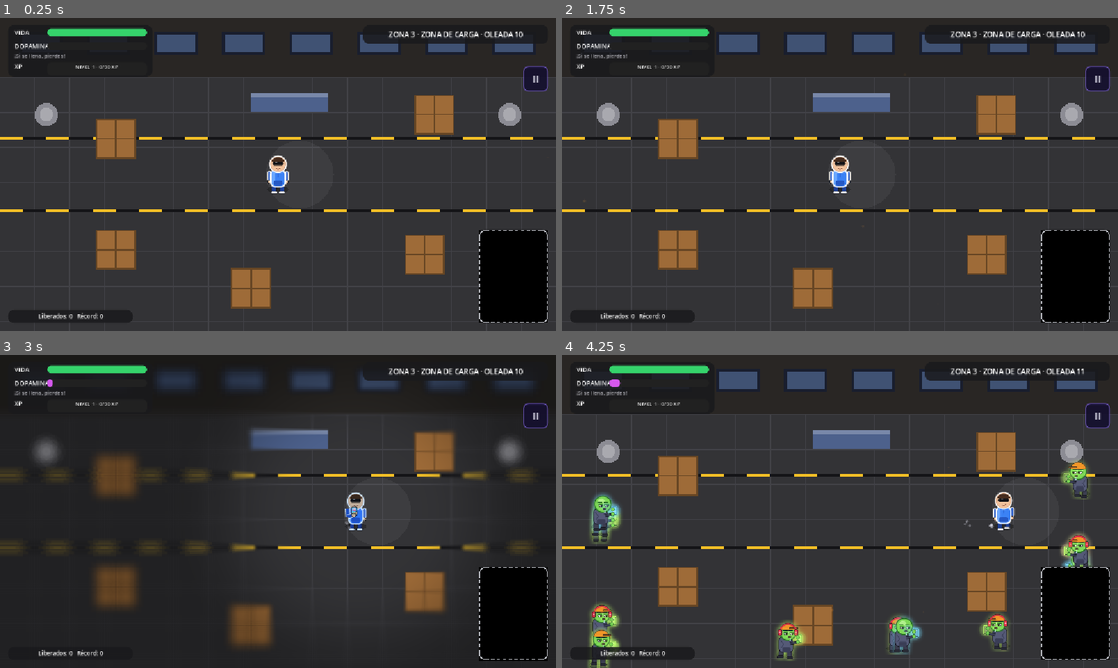
Above: before the commit, frames 1-4 (two rows, left to right).
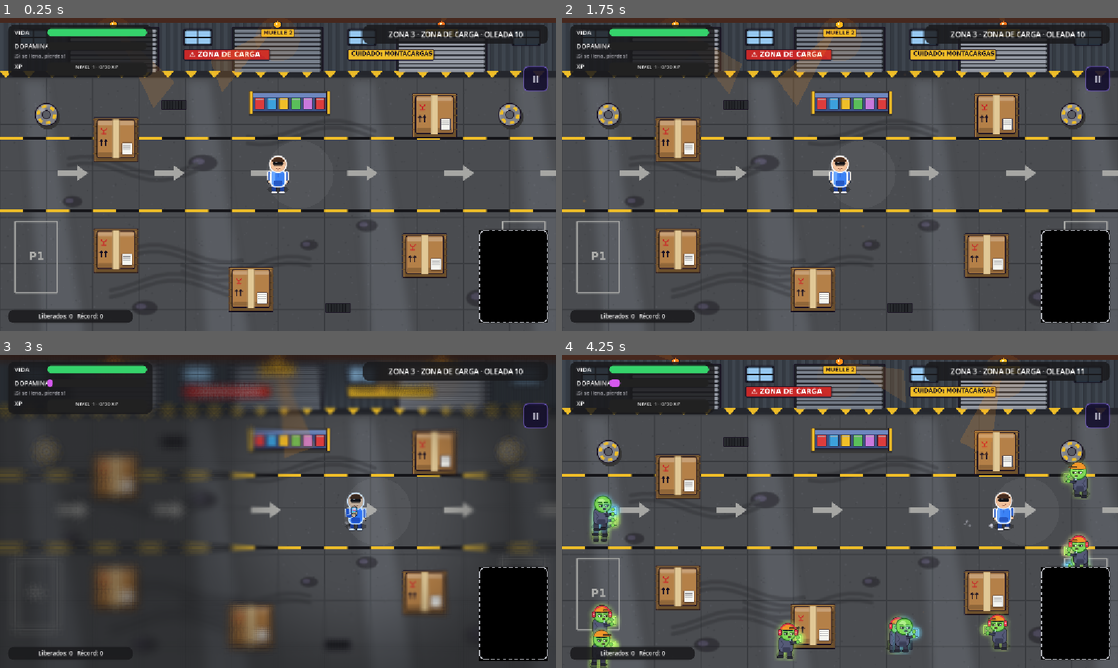
Above: after the commit, the same moments.

Repository: Moon-collab1/Brainrot-Breakout
Game: Godot game, scene res://zona_3/zona_3.tscn
Same seed, same stepped clock (60 frames per second), same inputs: the game is played once before the commit and once after it. This scene is started directly instead of the project's main scene. The engine's default icon, where the game draws it, is replaced by a stand-in: a white triangle on a blue panel in a dark square. Video files are missing from this copy of the repository; at most half a second of black plays in their place. Sound files missing from this copy of the repository are replaced by a short silence.
Inputs (mouse positions are in pixels of both pictures, inside the frame that each line leads up to):
- Up to frame 1 (0.25 s): no input
- Up to frame 2 (1.75 s): click "II" at 0.5 s; click "CONTINUAR" at 1.25 s
- Up to frame 3 (3 s): tap Enter at 2 s; move the mouse to (400, 495) at 2.02 s; hold Right (mover_derecha) 2.03-2.75 s; tap X (cachetada) at 2.1 s; click (400, 495) at 2.17 s; tap Space (celular) at 2.3 s; drag from (166, 527) to (355, 511) at 2.77 s
- Up to frame 4 (4.25 s): move the mouse to (895, 442) at 3.52 s; hold Right (mover_derecha) from 3.53 s (still down); tap X (cachetada) at 3.6 s; tap Space (celular) at 3.8 s

The runs differ from the first frame. In frame 1, 72% of the frame differs, in the area x 0-100%, y 0-100%; in frame 2, 72%; in frame 3, 33%; in frame 4, 68%.

Commit message:
Capataz: siempre huye, embiste por la flecha y rompe cajas; nueva bodega
Co-Authored-By: Claude Opus 5.5 <noreply@anthropic.com>
Claude-Session: https://claude.ai/code/session_016mGgAhEQUvSseoC66V1JNa

Diff:
--- a/Brainrot-Breakout/zona_3/jefe/ataques/caja_carga.gd
+++ b/Brainrot-Breakout/zona_3/jefe/ataques/caja_carga.gd
@@ -46,6 +46,19 @@
 			queue_free()   # ya se vieron los pedazos: se borra
 	queue_redraw()
 
+# El Capataz la rompe cuando se le atraviesa mientras escapa
+func romper():
+	if rota or not cayo:
+		return
+	rota = true
+	t_rota = 0.0
+	remove_from_group("rebotables")
+	collision_layer = 0
+	Fx.chispas(global_position, Color(0.75, 0.52, 0.3), 14, 220.0, 0.45, 5.0)
+	Fx.texto_flotante(global_position + Vector2(0, -40), "¡CRASH!", Color(1, 0.8, 0.4), 20)
+	Fx.sonar("crash")
+	Fx.temblor(4.0, 0.12)
+
 # ¿Hay algo redondo (de ese radio) debajo de la caja?
 func esta_debajo(pos, radio):
 	var d = pos - global_position
@@ -53,6 +66,8 @@
 
 func caer():
 	cayo = true
+	Fx.sonar("crash", 0.7, -8.0)   # golpe seco al caer
+	Fx.polvo(global_position + Vector2(0, 30))
 	var golpeo = false
 	# 1) ¿le cayó al jugador? Daño y la caja se rompe
 	var jug = get_parent().get_node("Jugador")
@@ -75,25 +90,33 @@
 	add_to_group("rebotables")
 	collision_layer = 4   # capa 3 «obstaculos» (su valor en bits es 4)
 
-# Placeholder dibujado: reemplazar por el sprite real de la caja
+const SPRITE = preload("res://zona_3/assets/caja.png")
+const CAIDA = 0.3   # los últimos 0,3 s del aviso se ve la caja cayendo desde arriba
+
 func _draw():
-	var color = Color(0.62, 0.42, 0.22)
 	if not cayo:
 		# aviso: círculo rojo que late
 		var pulso = 0.25 + 0.15 * sin(t * 12.0)
 		draw_circle(Vector2.ZERO, RADIO_AVISO, Color(0.9, 0.15, 0.15, pulso))
 		draw_arc(Vector2.ZERO, RADIO_AVISO, 0.0, TAU, 32, Color(1, 0.3, 0.3, 0.8), 3.0)
 		draw_string(ThemeDB.fallback_font, Vector2(-8, 10), "!", HORIZONTAL_ALIGNMENT_CENTER, 16, 30, Color(1, 0.4, 0.4))
+		var falta = aviso - t
+		if falta < CAIDA:
+			# la caja viene cayendo: la sombra crece y la caja baja
+			var u = 1.0 - falta / CAIDA
+			draw_circle(Vector2(0, 6), 38.0 * u, Color(0, 0, 0, 0.35 * u))
+			draw_texture(SPRITE, Vector2(-48, -48 - 260.0 * (1.0 - u) * (1.0 - u)))
 	elif rota:
-		# caja rota: cuatro pedazos que se separan y se van borrando
+		# caja rota: cuatro pedazos de cartón que se separan y se van borrando
 		var avance = t_rota / TIEMPO_ROTA
 		var alfa = 1.0 - avance
 		for esquina in [Vector2(-1, -1), Vector2(1, -1), Vector2(-1, 1), Vector2(1, 1)]:
 			var centro = esquina * (20.0 + 30.0 * avance)
-			draw_rect(Rect2(centro - Vector2(16, 16), Vector2(32, 32)), Color(color.r, color.g, color.b, alfa))
+			draw_set_transform(centro, esquina.x * avance * 1.2, Vector2.ONE)
+			draw_rect(Rect2(Vector2(-16, -16), Vector2(32, 32)), Color(0.72, 0.5, 0.28, alfa))
+			draw_rect(Rect2(Vector2(-16, -16), Vector2(32, 32)), Color(0.1, 0.07, 0.1, alfa), false, 2.0)
+			draw_rect(Rect2(Vector2(-4, -16), Vector2(8, 32)), Color(0.88, 0.78, 0.59, alfa))
+		draw_set_transform(Vector2.ZERO, 0.0, Vector2.ONE)
 	else:
-		# caja entera en el piso
-		draw_rect(Rect2(-40, -40, 80, 80), color)
-		draw_rect(Rect2(-40, -40, 80, 80), color.darkened(0.35), false, 3.0)
-		draw_line(Vector2(-40, 0), Vector2(40, 0), color.darkened(0.35), 3.0)
-		draw_line(Vector2(0, -40), Vector2(0, 40), color.darkened(0.35), 3.0)
+		# caja entera en el piso (mismo dibujo que las cajas del mapa)
+		draw_texture(SPRITE, Vector2(-48, -48))
--- a/Brainrot-Breakout/zona_3/jefe/ataques/charco_aceite.gd
+++ b/Brainrot-Breakout/zona_3/jefe/ataques/charco_aceite.gd
@@ -41,3 +41,8 @@
 	draw_circle(Vector2(-radio * 0.25, -radio * 0.2), radio * 0.45, Color(0.16, 0.13, 0.22, 0.6 * alfa))
 	draw_circle(Vector2(radio * 0.3, radio * 0.25), radio * 0.2, Color(0.5, 0.45, 0.7, 0.35 * alfa))
 	draw_arc(Vector2.ZERO, radio, 0.0, TAU, 40, Color(0.9, 0.75, 0.2, 0.6 * alfa), 2.0)
+	# brillo tornasol del aceite que se mueve
+	var g = t * 1.5
+	for k in range(3):
+		var col = Color.from_hsv(fmod(g * 0.1 + k * 0.33, 1.0), 0.6, 1.0, 0.22 * alfa)
+		draw_arc(Vector2(sin(g + k) * radio * 0.2, cos(g * 0.8 + k) * radio * 0.15), radio * (0.35 + k * 0.17), g + k, g + k + 2.0, 20, col, 4.0)
--- a/Brainrot-Breakout/zona_3/jefe/jefe_capataz.gd
+++ b/Brainrot-Breakout/zona_3/jefe/jefe_capataz.gd
@@ -16,24 +16,37 @@
 # Fase 2 (mitad de la vida): más cajas, más charcos y huye un poco más rápido.
 
 # --- Balance (todo se ajusta aquí) ---
-const VIDA = 50                  # antes 20: ahora se le pega siempre, por eso tiene más
-const FASE2_VIDA = 25
+const HOJA = preload("res://comun/jefe/hoja_jefe.gd")
+const SPRITE = preload("res://assets/sprites/jefes/jefe_capataz.png")
+const VIDA = 40                  # antes 20: ahora se le pega siempre, por eso tiene más
+const FASE2_VIDA = 20
 const RADIO = 70.0               # tamaño del cuerpo (daño por contacto)
 const RADIO_CHOQUE = 50.0        # tamaño con el que choca contra cajas y paredes
 const DANO_CONTACTO = 25.0       # vida por segundo si te metes dentro de su cuerpo
 const ALCANCE_GOLPE = 140.0      # distancia máxima (golpe -> centro del jefe) para que cuente
-const COOLDOWNS = {"lluvia": 5.0, "aceite": 9.0}
-const NOMBRES = {"lluvia": "Lluvia de cajas", "aceite": "Charco de aceite"}
+const COOLDOWNS = {"lluvia": 5.0, "aceite": 9.0, "embestida": 3.0}
+const NOMBRES = {"lluvia": "Lluvia de cajas", "aceite": "Charco de aceite", "embestida": "¡Embestida!"}
 # Movimiento (el jugador va a 300 px/s)
-const VEL_HUIR = 150.0
-const VEL_HUIR_F2 = 180.0
+const VEL_HUIR = 175.0
+const VEL_HUIR_F2 = 205.0
 const DIST_TRANQUILO = 380.0     # si estás más lejos que esto, deja de huir y vuelve al centro
 const CENTRO = Vector2(576, 385)
 # Escape: si queda arrinconado, sale disparado hacia el sitio más lejos de ti
-const ESCAPE_TRAS = 1.0          # segundos arrinconado (sin poder moverse) antes de escapar
-const ESCAPE_VEL = 270.0         # más rápido que cuando huye, pero menos que tú
-const ESCAPE_DURA = 1.6          # segundos que dura la carrera
+const ESCAPE_TRAS = 0.25         # segundos arrinconado (sin poder moverse) antes de escapar
+const ESCAPE_VEL = 330.0         # MÁS rápido que tú: no lo puedes seguir pegando mientras escapa
+const ESCAPE_DURA = 1.3          # segundos que dura la carrera
+const GOLPES_ANTES_DE_HUIR = 4   # tras 3 cachetadas seguidas se blinda y escapa
+# Detector de «trabado»: si en este tiempo se movió menos que esto (y estás cerca), escapa
+const TRABADO_CADA = 0.6
+const TRABADO_MIN = 35.0
+# Embestida: apunta hacia ti (línea roja) y arranca en línea recta muy rápido
+const EMBESTIDA_AVISO = 0.75
+const EMBESTIDA_VEL = 560.0
+const EMBESTIDA_DURA = 0.9
+const EMBESTIDA_DANO = 22.0      # daño de un solo golpe si te atropella
 # Sitios a los que puede escapar (las 4 esquinas y el centro de la bodega)
+# Ruta que recorre cuando estás lejos (para que siempre esté en movimiento)
+const PATRULLA = [Vector2(300, 330), Vector2(576, 470), Vector2(860, 330), Vector2(576, 260)]
 const ESCAPE_SITIOS = [Vector2(170, 260), Vector2(980, 260), Vector2(170, 520), Vector2(980, 520), Vector2(576, 385)]
 # Lluvia de cajas
 const LLUVIA_AVISO = 0.5
@@ -63,6 +76,15 @@
 var t_quieto = 0.0         # segundos que lleva arrinconado sin poder moverse
 var escape_t = 0.0         # si es mayor que 0, está escapando (segundos que faltan)
 var escape_meta = Vector2.ZERO   # hacia dónde escapa
+var patrulla_i = 0
+var intentos_escape = 0   # cuántos sitios de escape probó (si uno está tapado, va al siguiente)
+var golpes_seguidos = 0    # cachetadas desde el último escape
+var trabado_t = 0.0
+var trabado_pos = Vector2.ZERO
+var emb_aviso = false      # mostrando la línea roja de la embestida
+var emb_dir = Vector2.RIGHT
+var emb_t = 0.0            # > 0 mientras embiste
+var emb_pego = false       # ya te atropelló en esta embestida
 
 func configurar():
 	vida_max = VIDA
@@ -71,7 +93,7 @@
 	dano_contacto = DANO_CONTACTO
 	nombres = NOMBRES
 	cooldowns = COOLDOWNS
-	ataques_base = ["lluvia", "aceite"]
+	ataques_base = ["embestida", "lluvia", "embestida", "aceite"]   # embiste cada cierto tiempo (cada 2 ataques)
 	ataques_fase2 = []           # en fase 2 no hay ataques nuevos: los mismos, más fuertes
 	arena = Rect2(90, 195, 972, 380)
 
@@ -80,6 +102,8 @@
 		await ataque_lluvia(mi_id)
 	elif nombre == "aceite":
 		await ataque_aceite(mi_id)
+	elif nombre == "embestida":
+		await ataque_embestida(mi_id)
 
 # Al morir se borran las cajas que quedaban en el piso
 func al_morir():
@@ -91,9 +115,26 @@
 func recibir_golpe(pos):
 	if muerto or estado == Estado.INTRO:
 		return   # durante la aparición todavía no
+	if escape_t > 0.0:
+		# mientras escapa va blindado: la cachetada rebota
+		Fx.chispas(global_position + Vector2(0, -20), Color(0.8, 0.85, 0.9), 6, 160.0, 0.3, 3.0)
+		return
 	if pos.distance_to(global_position) <= ALCANCE_GOLPE:
 		t_destello = 0.12
 		quitar_vida(dano_golpe)
+		golpes_seguidos += 1
+		if golpes_seguidos >= GOLPES_ANTES_DE_HUIR and not muerto:
+			empezar_escape()
+
+# Sale disparado (más rápido que tú) hacia el sitio más lejano, blindado
+func empezar_escape():
+	golpes_seguidos = 0
+	t_quieto = 0.0
+	escape_t = ESCAPE_DURA
+	intentos_escape = 0
+	escape_meta = sitio_mas_lejano()
+	Fx.texto_flotante(global_position + Vector2(0, -120), "¡BLINDADO!", Color(0.85, 0.9, 1.0), 20)
+	Fx.polvo(global_position + Vector2(0, 60))
 
 # ---------------- Cada frame: huir del jugador ----------------
 
@@ -101,12 +142,50 @@
 	t_destello = max(t_destello - delta, 0.0)
 	if estado != Estado.ATACANDO:
 		return   # en la aparición (y con la tecla de prueba F2) se queda quieto
+	# --- Embestida en curso: línea recta muy rápido, para al chocar ---
+	if emb_t > 0.0:
+		emb_t -= delta
+		var paso = emb_dir * EMBESTIDA_VEL * delta
+		if puede_estar(global_position + paso):
+			global_position += paso
+		elif romper_cajas_cerca(true) and arena.has_point(global_position + paso):
+			global_position += paso   # atraviesa la caja rompiéndola y sigue por la flecha
+		else:
+			emb_t = 0.0
+			Fx.temblor(8.0, 0.25)
+			Fx.chispas(global_position + emb_dir * 60.0, Color(1, 0.8, 0.3), 16, 240.0, 0.4, 5.0)
+		if not emb_pego and jug.global_position.distance_to(global_position) < RADIO + 20.0:
+			emb_pego = true
+			jug.vida -= EMBESTIDA_DANO
+			if jug.has_method("empujar"):
+				jug.empujar(emb_dir * 90.0)
+		return
+	if emb_aviso:
+		# apuntando: retrocede despacio acelerando el motor (nunca se queda quieto)
+		avanzar(-emb_dir, 70.0 * delta)
+		return
+	# --- Detector de trabado: si casi no avanzó y estás cerca, escapa ---
+	trabado_t += delta
+	if trabado_t >= TRABADO_CADA:
+		if escape_t <= 0.0 and global_position.distance_to(trabado_pos) < TRABADO_MIN and jug.global_position.distance_to(global_position) < 260.0:
+			empezar_escape()
+		trabado_t = 0.0
+		trabado_pos = global_position
 	# --- Escape: corre hacia el sitio elegido sin importar dónde esté el jugador ---
 	if escape_t > 0.0:
+		romper_cajas_cerca()   # al escapar se lleva por delante las cajas de la lluvia
 		escape_t -= delta
 		var falta = escape_meta - global_position
-		if falta.length() < 20.0 or not avanzar(falta.normalized(), ESCAPE_VEL * delta):
-			escape_t = 0.0   # llegó o se trabó: vuelve a huir normal
+		if falta.length() < 20.0:
+			escape_t = 0.0   # llegó: vuelve a huir normal
+		elif not avanzar(falta.normalized(), ESCAPE_VEL * delta):
+			# algo le tapa el camino: es un robot gigante, pasa por encima rompiendo lo que haya
+			romper_cajas_cerca(true)
+			var paso = falta.normalized() * ESCAPE_VEL * delta
+			var nueva = global_position + paso
+			nueva.x = clamp(nueva.x, arena.position.x, arena.end.x)
+			nueva.y = clamp(nueva.y, arena.position.y, arena.end.y)
+			global_position = nueva
 		return
 	# --- Huida normal ---
 	var vel = VEL_HUIR
@@ -114,21 +193,23 @@
 		vel = VEL_HUIR_F2
 	var dir = global_position - jug.global_position   # flecha que se ALEJA del jugador
 	if dir.length() > DIST_TRANQUILO:
-		# el jugador está lejos: vuelve despacio hacia el centro de la bodega
+		# el jugador está lejos: patrulla la bodega de un punto a otro (nunca se queda quieto)
 		t_quieto = 0.0
-		dir = CENTRO - global_position
-		if dir.length() < 20.0:
-			return   # ya está en el centro
-		vel *= 0.5
+		dir = PATRULLA[patrulla_i] - global_position
+		if dir.length() < 30.0:
+			patrulla_i = (patrulla_i + 1) % PATRULLA.size()
+			dir = PATRULLA[patrulla_i] - global_position
+		vel *= 0.6
 	if avanzar(dir.normalized(), vel * delta):
 		t_quieto = 0.0
 		return
-	# No pudo moverse: está arrinconado. Si pasa mucho tiempo así, escapa.
+	# No pudo moverse: primero intenta romper las cajas de la lluvia que lo tapan
+	if romper_cajas_cerca():
+		return
+	# Sigue sin poder moverse: está arrinconado. Si pasa mucho tiempo así, escapa.
 	t_quieto += delta
 	if t_quieto >= ESCAPE_TRAS:
-		t_quieto = 0.0
-		escape_t = ESCAPE_DURA
-		escape_meta = sitio_mas_lejano()
+		empezar_escape()
 
 # Intenta dar un paso en la dirección "dir". Si algo la tapa, prueba girando 45° y 90°
 # a cada lado: así «resbala» por las paredes y rodea las cajas.
@@ -143,20 +224,56 @@
 			return true
 	return false
 
-# De los sitios de escape, elige el que queda más lejos del jugador
-func sitio_mas_lejano():
-	var mejor = CENTRO
-	var mejor_d = 0.0
-	for sitio in ESCAPE_SITIOS:
-		var d = sitio.distance_to(jug.global_position)
-		if d > mejor_d:
-			mejor_d = d
-			mejor = sitio
-	return mejor
+# Rompe las cajas pegadas a su cuerpo: las de la lluvia y también las del mapa (vuelven a
+# aparecer después). Devuelve true si rompió alguna.
+func romper_cajas_cerca(solo_cerca = false):
+	var alcance = RADIO_CHOQUE + (50.0 if solo_cerca else 62.0)
+	var rompio = false
+	for c in get_tree().get_nodes_in_group("rebotables"):
+		if c.has_method("romper") and c.global_position.distance_to(global_position) < alcance:
+			c.romper()
+			rompio = true
+	var mapa = get_parent().get_node_or_null("Mapa")
+	if mapa != null and mapa.has_method("cajas_enteras"):
+		for c in mapa.cajas_enteras():
+			if c.global_position.distance_to(global_position) < alcance:
+				mapa.romper_caja(c)
+				rompio = true
+	return rompio
+
+# De los sitios de escape, elige el más lejano del jugador (n = 1 el segundo más lejano, etc.)
+func sitio_mas_lejano(n = 0):
+	var orden = ESCAPE_SITIOS.duplicate()
+	orden.sort_custom(func(x, y): return x.distance_to(jug.global_position) > y.distance_to(jug.global_position))
+	return orden[min(n, orden.size() - 1)]
 
 # ¿Puede el jefe pararse en "pos"? Dentro de la arena y sin tocar cajas, estantes ni pilares
 func puede_estar(pos):
 	return arena.has_point(pos) and not obstaculo_en(pos, RADIO_CHOQUE)
+
+# ---------------- Embestida ----------------
+
+func ataque_embestida(mi_id):
+	emb_dir = (jug.global_position - global_position).normalized()
+	emb_aviso = true
+	Fx.sonar("alarma")
+	await avisar(mi_id, EMBESTIDA_AVISO, "embestida")
+	emb_aviso = false
+	if mi_id != id_ataque or muerto:
+		return
+	emb_pego = false   # sale EXACTAMENTE por donde marcó la flecha (no se reajusta)
+	emb_t = EMBESTIDA_DURA
+	Fx.temblor(4.0, 0.15)
+	await esperar(EMBESTIDA_DURA)
+
+func al_cancelar():
+	emb_aviso = false
+	emb_t = 0.0
+
+# Solo hace daño por contacto cuando EMBISTE (y ese golpe ya se cobra una sola vez).
+# Mientras huye o escapa no te hace daño aunque te pase cerca o por encima.
+func contacto_activo():
+	return false
 
 # ---------------- Lluvia de cajas ----------------
 
@@ -236,34 +353,21 @@
 		get_parent().move_child(c, 1)   # en el piso, debajo de cajas y personajes
 
 # ---------------- Dibujo placeholder ----------------
-# Montacargas amarillo. Reemplazar por el PNG real del Capataz.
+# Montacargas amarillo (sprite assets/sprites/jefes/jefe_capataz.png).
 
 func _draw():
 	var aturdido = estado == Estado.ATURDIDO   # solo pasa con la tecla de prueba F2
-	var amarillo = Color(0.98, 0.78, 0.12)
-	if aturdido:
-		amarillo = Color(0.7, 0.7, 0.75)   # gris: «apagado»
+	# montacargas: sprite animado (ruedas girando, luz y humo). Fila 1 = apagado (gris)
+	var mod = Color(1, 1, 1)
 	if t_destello > 0.0:
-		amarillo = Color(1, 1, 1)          # destello blanco: le acabas de pegar
-	# horquillas (los dos fierros grises)
-	draw_rect(Rect2(-95, -85, 20, 130), Color(0.55, 0.57, 0.6))
-	draw_rect(Rect2(75, -85, 20, 130), Color(0.55, 0.57, 0.6))
-	# cuerpo
-	draw_rect(Rect2(-70, -25, 140, 80), amarillo)
-	draw_rect(Rect2(-60, 5, 40, 12), Color(0.1, 0.1, 0.12))
-	draw_rect(Rect2(20, 5, 40, 12), Color(0.1, 0.1, 0.12))
-	# cabina y casco naranja
-	draw_rect(Rect2(-35, -75, 70, 55), amarillo)
-	draw_rect(Rect2(-35, -75, 70, 55), Color(0.4, 0.3, 0.05), false, 3.0)
-	draw_rect(Rect2(-27, -60, 54, 16), Color(0.1, 0.1, 0.12))
-	var ojo = Color(1, 0.2, 0.2)
-	if aturdido:
-		ojo = Color(0.4, 0.4, 0.4)
-	draw_circle(Vector2(-12, -52), 6.0, ojo)
-	draw_circle(Vector2(12, -52), 6.0, ojo)
-	draw_colored_polygon(PackedVector2Array([Vector2(-40, -75), Vector2(-25, -92), Vector2(25, -92), Vector2(40, -75)]), Color(1, 0.55, 0.1))
-	# ruedas
-	draw_circle(Vector2(-42, 58), 20.0, Color(0.12, 0.12, 0.14))
-	draw_circle(Vector2(42, 58), 20.0, Color(0.12, 0.12, 0.14))
-	draw_circle(Vector2(-42, 58), 8.0, Color(0.5, 0.5, 0.55))
-	draw_circle(Vector2(42, 58), 8.0, Color(0.5, 0.5, 0.55))
+		mod = Color(2.5, 2.5, 2.5)   # destello blanco: le acabas de pegar
+	if escape_t > 0.0:
+		mod = Color(0.75, 0.85, 1.0)   # blindado (azulado) mientras escapa
+	if emb_aviso:
+		# línea roja: por ahí va a embestir
+		var alfa = 0.35 + 0.3 * sin(Time.get_ticks_msec() / 50.0)
+		var fin = emb_dir * EMBESTIDA_VEL * EMBESTIDA_DURA
+		draw_line(Vector2.ZERO, fin, Color(1, 0.15, 0.1, alfa), 26.0)
+		var lado = emb_dir.orthogonal() * 34.0
+		draw_colored_polygon(PackedVector2Array([fin + emb_dir * 40.0, fin + lado, fin - lado]), Color(1, 0.15, 0.1, alfa + 0.2))   # punta de flecha
+	HOJA.dibujar(self, SPRITE, 4, 1 if aturdido else 0, Vector2(250, 225), Vector2(125, 110), mod, 0.1)
--- a/Brainrot-Breakout/zona_3/mapa/mapa.gd
+++ b/Brainrot-Breakout/zona_3/mapa/mapa.gd
@@ -1,8 +1,7 @@
 extends Node2D
 
-# Mapa de la Zona 3 «Zona de Carga» (un almacén). Todo se dibuja con _draw() (placeholder):
-# para usar PNG reales, reemplaza cada bloque marcado con "REEMPLAZAR" por un Sprite2D
-# en zona_3/assets/. Las colisiones NO se dibujan aquí: están en MapaZona3.tscn.
+# Mapa de la Zona 3 «Zona de Carga» (un almacén). El fondo es zona_3/assets/bodega.png
+# (generado con las cajas, el estante y los pilares en las posiciones de abajo). Las colisiones NO se dibujan aquí: están en MapaZona3.tscn.
 
 # --- Colores y medidas (todo se ajusta aquí) ---
 const PISO_Y = 124.0          # el piso empieza aquí; arriba está la pared del fondo
@@ -21,47 +20,64 @@
 const ESTANTES = [Vector2(600, 175)]
 const PILARES = [Vector2(96, 200), Vector2(1056, 200)]
 
-# _draw() se llama sola una vez; dibuja el mapa completo con rectángulos y círculos
+const FONDO = preload("res://zona_3/assets/bodega.png")   # bodega dibujada (pallets, estante y pilares)
+const CAJA = preload("res://zona_3/assets/caja.png")      # las cajas van aparte: el Capataz las puede romper
+const REAPARECE = 10.0   # segundos que tarda en volver una caja rota
+
+var rotas = {}   # nombre del nodo de la caja -> segundos que faltan para que reaparezca
+const LUCES = [Vector2(235, 14), Vector2(575, 14), Vector2(915, 14)]   # balizas naranjas sobre los muelles
+
+func _process(delta):
+	queue_redraw()   # las balizas giran
+	for nombre in rotas.keys():
+		rotas[nombre] -= delta
+		if rotas[nombre] <= 0.0 and not hay_alguien_encima(get_node(nombre)):
+			rotas.erase(nombre)
+			var c = get_node(nombre)
+			c.get_node("Colision").set_deferred("disabled", false)
+			c.add_to_group("rebotables")
+
+# El Capataz rompe una caja del mapa al escapar: deja el pallet y vuelve a aparecer después
+func romper_caja(c):
+	if rotas.has(String(c.name)):
+		return
+	rotas[String(c.name)] = REAPARECE
+	c.get_node("Colision").set_deferred("disabled", true)
+	c.remove_from_group("rebotables")
+	Fx.chispas(c.global_position, Color(0.75, 0.52, 0.3), 18, 240.0, 0.5, 6.0)
+	Fx.texto_flotante(c.global_position + Vector2(0, -40), "¡CRASH!", Color(1, 0.8, 0.4), 22)
+	Fx.sonar("crash", 0.9)
+	Fx.temblor(5.0, 0.15)
+
+# Las cajas del mapa (nodos Caja1..Caja5) que todavía están enteras
+func cajas_enteras():
+	var lista = []
+	for c in get_children():
+		if String(c.name).begins_with("Caja") and not rotas.has(String(c.name)):
+			lista.append(c)
+	return lista
+
+# No reaparece una caja encima del jugador, de un zombi o del jefe
+func hay_alguien_encima(c):
+	for grupo in ["jugador", "zombis", "jefe"]:
+		for n in get_tree().get_nodes_in_group(grupo):
+			if n.global_position.distance_to(c.global_position) < 90.0:
+				return true
+	return false
+
 func _draw():
-	# REEMPLAZAR: pared del fondo con ventanas (arriba del piso)
-	draw_rect(Rect2(0, 0, 1152, PISO_Y), COLOR_PARED)
-	for i in range(8):
-		draw_rect(Rect2(40 + i * 140.0, 30, 90, 46), Color(0.1, 0.12, 0.18))
-		draw_rect(Rect2(46 + i * 140.0, 36, 78, 34), Color(0.25, 0.32, 0.45))
-
-	# REEMPLAZAR: piso de baldosas
-	draw_rect(Rect2(0, PISO_Y, 1152, 648 - PISO_Y), COLOR_PISO)
-	var x = 0.0
-	while x <= 1152.0:
-		draw_line(Vector2(x, PISO_Y), Vector2(x, 648), COLOR_LINEA, 2.0)
-		x += BALDOSA
-	var y = PISO_Y
-	while y <= 648.0:
-		draw_line(Vector2(0, y), Vector2(1152, y), COLOR_LINEA, 2.0)
-		y += BALDOSA
-
-	# REEMPLAZAR: pasillo central amarillo y negro (por aquí embiste el Capataz)
-	var carril_y = 324.0
-	for k in range(0, 1152, 48):
-		var color = COLOR_AMARILLO
-		if (k / 48) % 2 == 1:
-			color = COLOR_NEGRO
-		draw_rect(Rect2(k, carril_y - 78, 48, 6), color)
-		draw_rect(Rect2(k, carril_y + 72, 48, 6), color)
-
-	# REEMPLAZAR: cajas de cartón 80x80 (colisión 76x76 en el .tscn)
-	for c in CAJAS:
-		draw_rect(Rect2(c - Vector2(40, 40), Vector2(80, 80)), COLOR_CAJA)
-		draw_rect(Rect2(c - Vector2(40, 40), Vector2(80, 80)), COLOR_CAJA.darkened(0.35), false, 3.0)
-		draw_line(c + Vector2(-40, 0), c + Vector2(40, 0), COLOR_CAJA.darkened(0.35), 3.0)
-		draw_line(c + Vector2(0, -40), c + Vector2(0, 40), COLOR_CAJA.darkened(0.35), 3.0)
-
-	# REEMPLAZAR: estantes 160x40 (colisión 152x32)
-	for c in ESTANTES:
-		draw_rect(Rect2(c - Vector2(80, 20), Vector2(160, 40)), COLOR_ESTANTE)
-		draw_rect(Rect2(c - Vector2(80, 20), Vector2(160, 8)), COLOR_ESTANTE.lightened(0.25))
-
-	# REEMPLAZAR: pilares (diámetro 48, colisión círculo r=22)
-	for c in PILARES:
-		draw_circle(c, 24.0, COLOR_PILAR)
-		draw_circle(c, 14.0, COLOR_PILAR.lightened(0.25))
+	draw_texture(FONDO, Vector2.ZERO)
+	for c in cajas_enteras():
+		draw_texture(CAJA, c.position - Vector2(48, 48))
+	# balizas que giran (como en una bodega de verdad cuando se mueve un montacargas)
+	var t = Time.get_ticks_msec() / 1000.0
+	for i in range(LUCES.size()):
+		var c = LUCES[i]
+		var ang = t * 4.0 + i * 2.1
+		var brillo = 0.5 + 0.5 * sin(ang)
+		draw_circle(c + Vector2(0, 30), 46.0, Color(1, 0.55, 0.1, 0.10 * brillo))
+		var haz = PackedVector2Array([c, c + Vector2.from_angle(ang) * 140.0 + Vector2(0, 60), c + Vector2.from_angle(ang + 0.5) * 140.0 + Vector2(0, 60)])
+		draw_colored_polygon(haz, Color(1, 0.6, 0.15, 0.10 + 0.08 * brillo))
+		draw_rect(Rect2(c - Vector2(9, 6), Vector2(18, 10)), Color(0.15, 0.15, 0.18))
+		draw_circle(c, 7.0, Color(1, 0.45 + 0.3 * brillo, 0.1))
+		draw_circle(c + Vector2(-2, -2), 2.0, Color(1, 1, 0.8, 0.9))
Binary file added: Brainrot-Breakout/zona_3/assets/bodega.png
Not shown, added: Brainrot-Breakout/zona_3/assets/bodega.png.import
Binary file added: Brainrot-Breakout/zona_3/assets/caja.png
Not shown, added: Brainrot-Breakout/zona_3/assets/caja.png.import
Not shown, added: Brainrot-Breakout/zona_3/jefe/ataques/caja_carga.gd.uid
Not shown, added: Brainrot-Breakout/zona_3/jefe/ataques/charco_aceite.gd.uid
Not shown, added: Brainrot-Breakout/zona_3/jefe/ataques/cinta_carga.gd.uid
Not shown, added: Brainrot-Breakout/zona_3/jefe/jefe_capataz.gd.uid
Not shown, added: Brainrot-Breakout/zona_3/mapa/mapa.gd.uid
